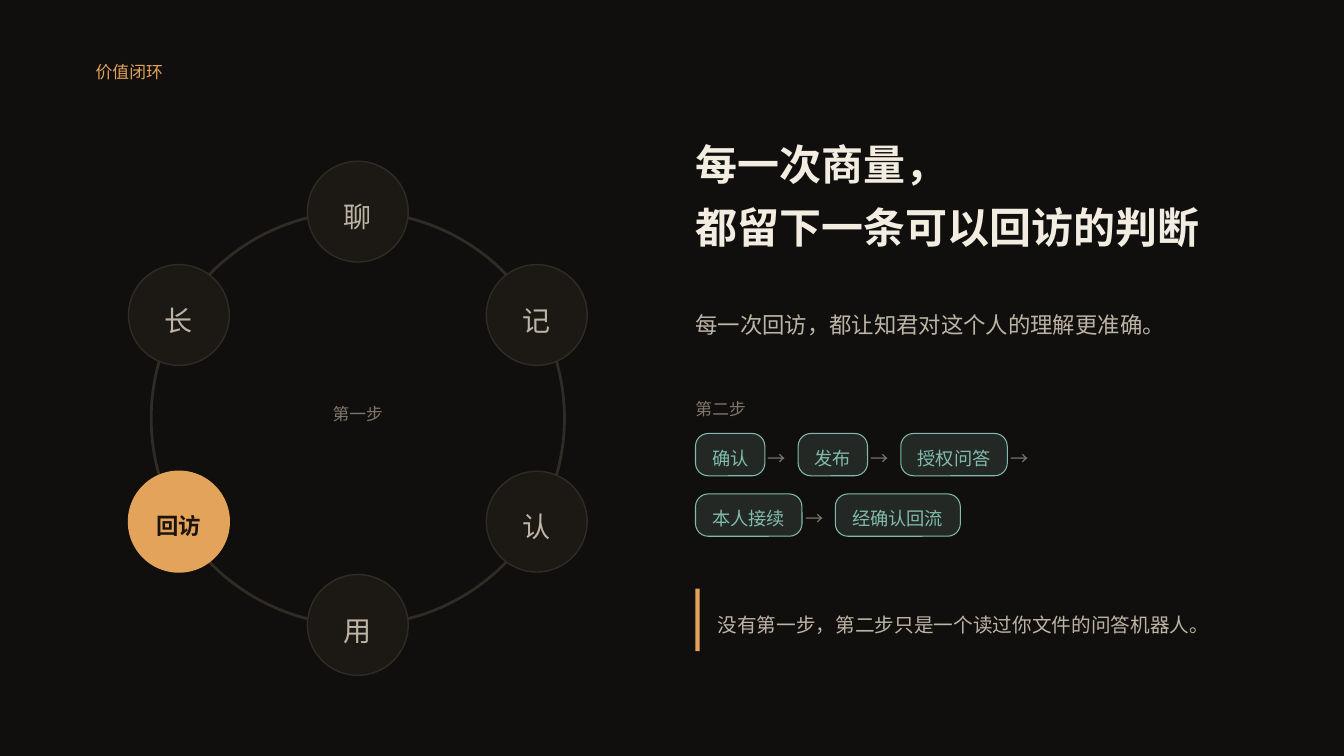
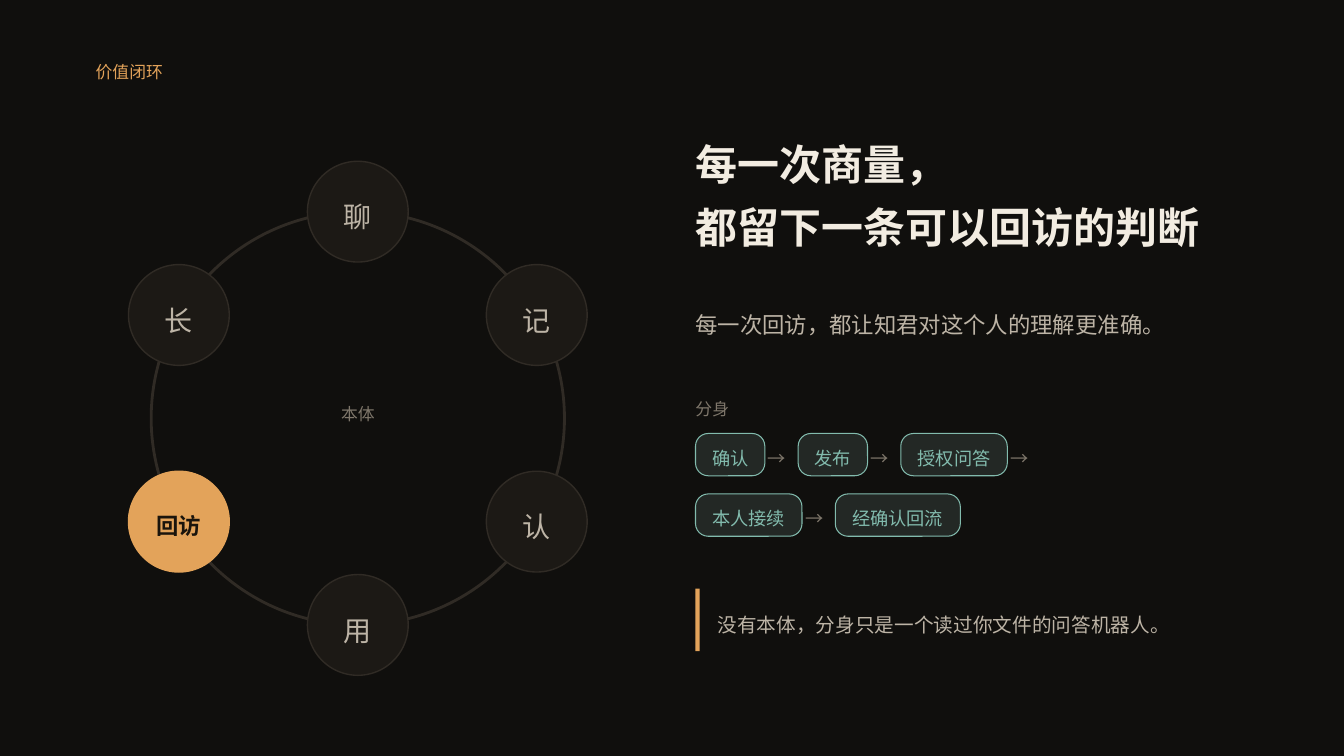
Before and after one commit to finewood2008/centaurAI, a slide deck: slide 15 of docs/product/ZHIJUN_BUSINESS_PLAN.pptx (slide 14 before the commit). Drawn at 1344x756 pixels with LibreOffice and Linux fonts; fonts in the diff are those of the drawing. Boxes give left, top, right and bottom in pixels: in the first picture for what was removed or moved away, otherwise in the second. Text is boxed around its words. In the diff, an @@ line names an element or a change of style, - is before the commit and + after.

```diff
--- a/docs/product/ZHIJUN_BUSINESS_PLAN.pptx
+++ b/docs/product/ZHIJUN_BUSINESS_PLAN.pptx
@@ text at (341, 406, 375, 421): text changed @@
-第一步
+本体
@@ text at (695, 401, 729, 416): text changed @@
-第二步
+分身
@@ text at (718, 615, 1170, 634): text changed @@
-没有第一步，第二步只是一个读过你文件的问答机器人。
+没有本体，分身只是一个读过你文件的问答机器人。
```
Also in this commit, not shown: 18 other slides changed, 1 slide added, 2 other files.
